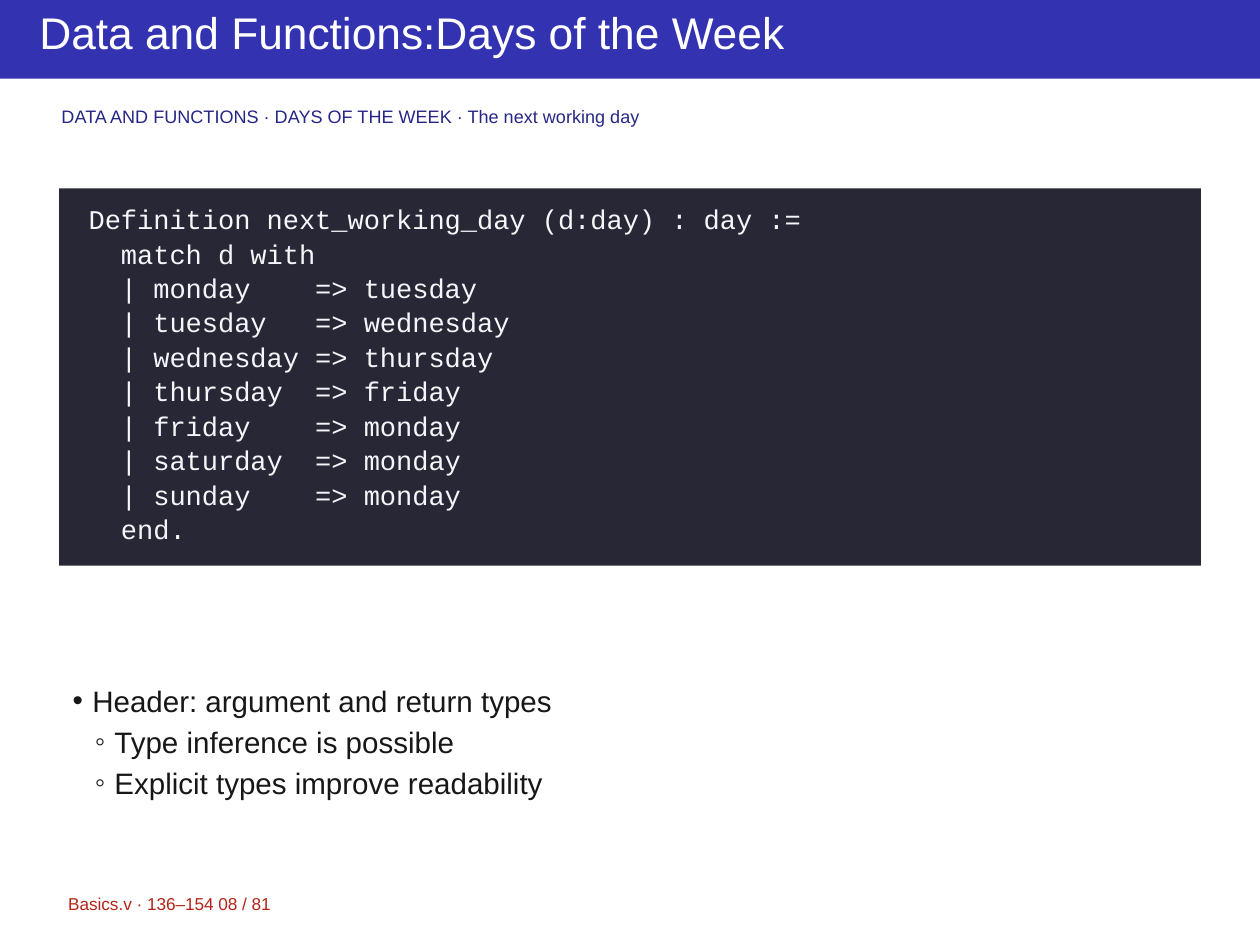
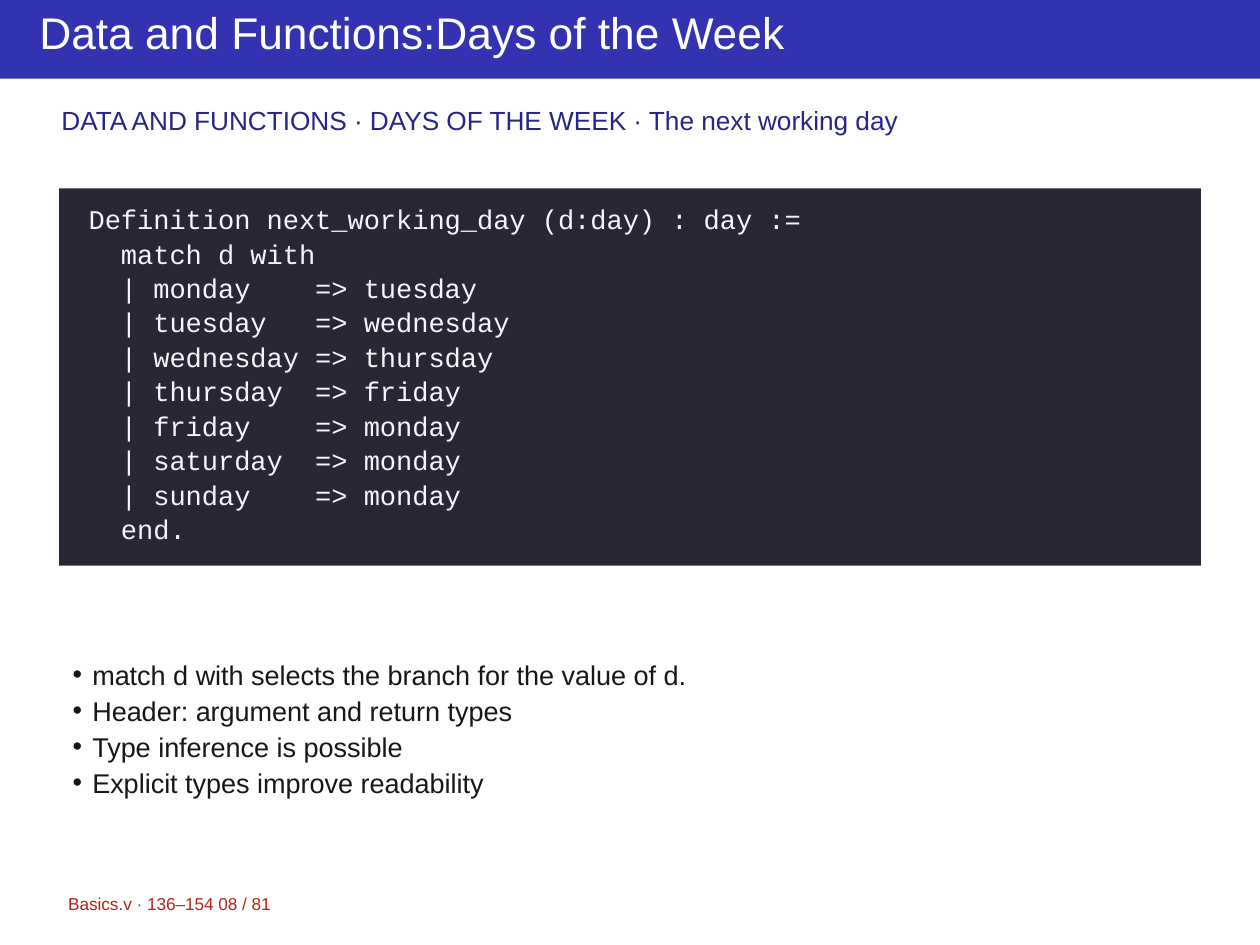
Before and after one commit to yuanruizhang5a/ppt-master, a slide deck: slide 8 of projects/course-rocq/Basics-2.pptx. Drawn at 1260x945 pixels with LibreOffice and Linux fonts; fonts in the diff are those of the drawing. Boxes give left, top, right and bottom in pixels: in the first picture for what was removed or moved away, otherwise in the second. Text is boxed around its words. In the diff, an @@ line names an element or a change of style, - is before the commit and + after.

```diff
--- a/projects/course-rocq/Basics-2.pptx
+++ b/projects/course-rocq/Basics-2.pptx
@@ text "DATA AND FUNCTIONS · DAYS ..." at [61, 111, 897, 136]: size 11 to 16 pt; line spacing 12.1pt to 17.6pt @@
@@ text "match d with selects the ...": place and size @@
-text "match d with selects the ..." at [92, 690, 552, 799]
+text "match d with selects the ..." at [92, 665, 686, 798]
@@ text at [92, 665, 686, 686]: paragraph added @@
+• match d with selects the branch for the value of d.
@@ text at [92, 701, 513, 798]: size 18 to 16.5 pt in "Header: argument and return types", "Type inference is possible", "Explicit types improve readability"; line spacing 22.5pt to 19.5pt; bullet ◦ to •; list level 2 to 1 in "Type inference is possible"; list level 2 to 1 in "Explicit types improve readability" @@
```
Also in this commit, not shown: 80 other slides changed, 7 other files.
